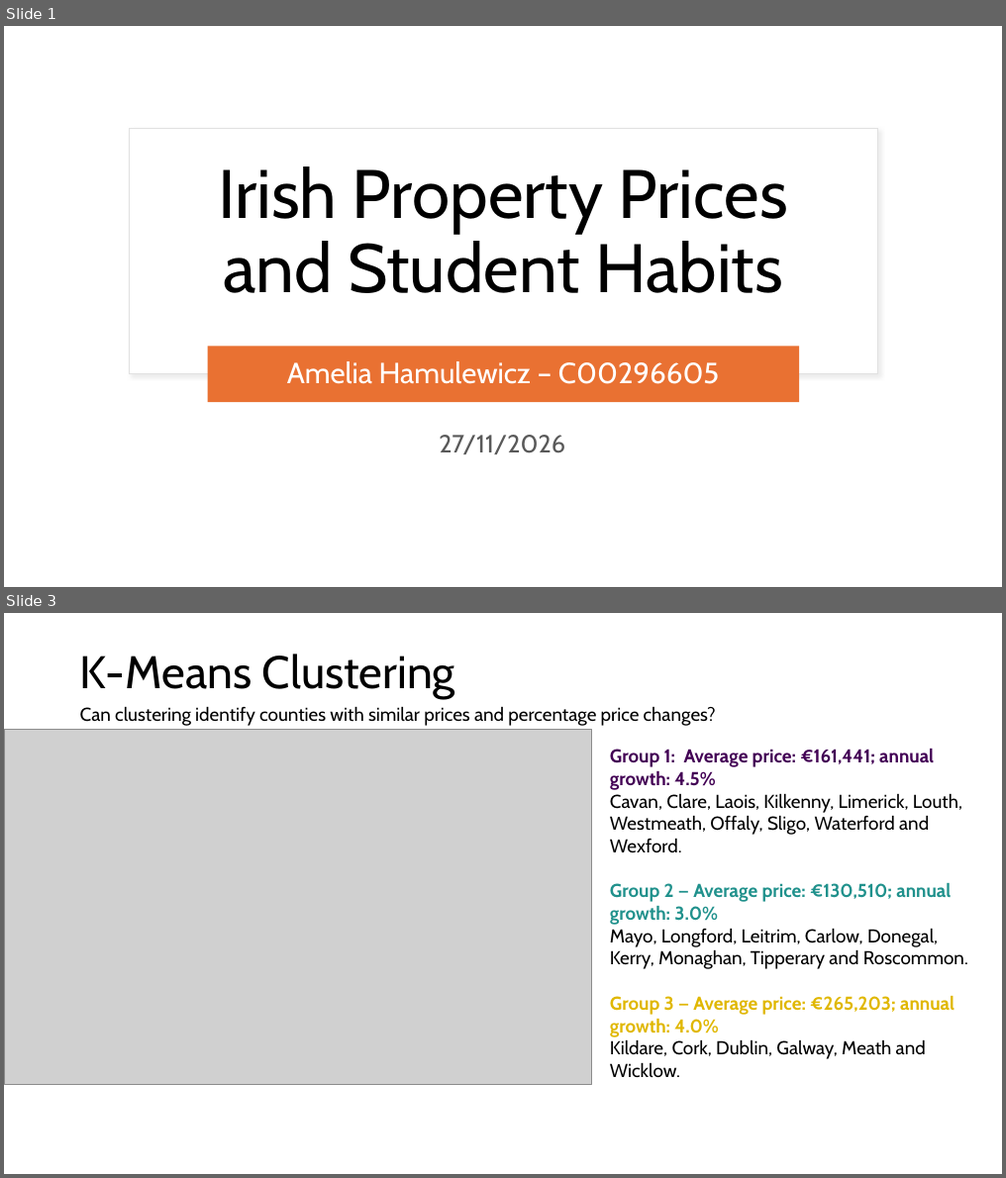
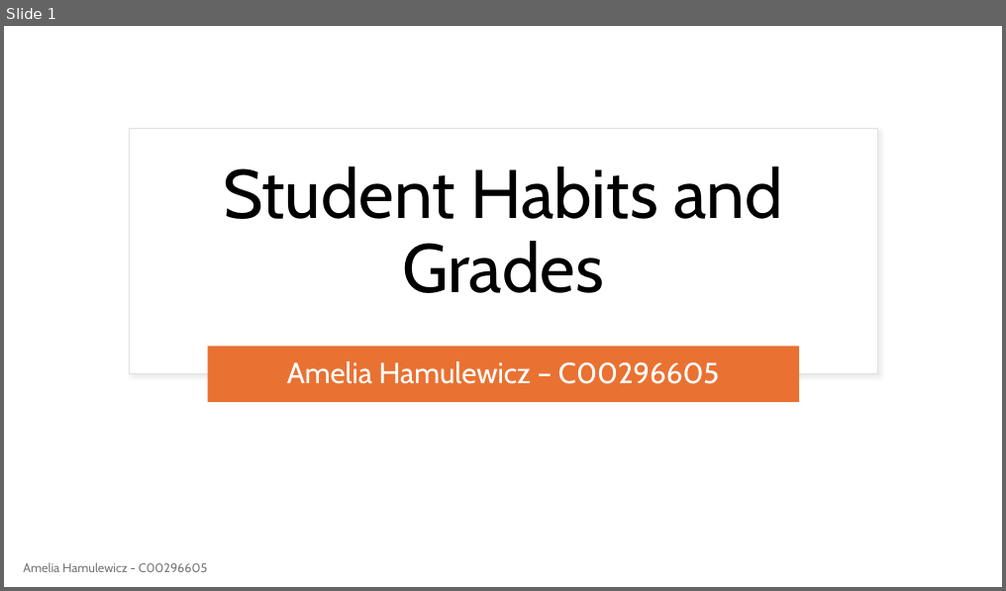
Before and after one commit to amelia720/Data-Science-Portfolio-Amelia-Hamulewicz, a slide deck: docs/Irish Property Prices and Student Habits.pptx. Shown one above the other, each under a label of ours: slides 1 and 3 before the commit, slide 1 after it; the slides between them are not shown. The pictures are 1006x1178 and 1006x591 pixels, drawn with LibreOffice and Linux fonts; fonts in the diff are those of the drawing; grey boxes stand for pictures. Boxes give left, top, right and bottom in pixels: in the first picture for what was removed or moved away, otherwise in the second. Text is boxed around its words. In the diff, an @@ line names an element or a change of style, - is before the commit and + after.

```diff
--- a/docs/Irish Property Prices and Student Habits.pptx
+++ b/docs/Irish Property Prices and Student Habits.pptx
@@ slide 3 removed at <box>4,613,1002,1174</box>, background #FFFFFF @@
@@ title removed at <box>80,654,455,699</box> @@
-K-Means Clustering
@@ picture removed at <box>4,729,592,1085</box> @@
@@ text removed at <box>80,706,716,726</box> @@
-Can clustering identify counties with similar prices and percentage price changes?
@@ text removed at <box>610,748,968,1078</box> @@
-Group 1: Average price: €161,441; annual growth: 4.5%
-Cavan, Clare, Laois, Kilkenny, Limerick, Louth, Westmeath, Offaly, Sligo, Waterford and Wexford.
-Group 2 — Average price: €130,510; annual growth: 3.0%
-Mayo, Longford, Leitrim, Carlow, Donegal, Kerry, Monaghan, Tipperary and Roscommon.
-Group 3 — Average price: €265,203; annual growth: 4.0%
-Kildare, Cork, Dublin, Galway, Meath and Wicklow.
@@ slide 1 changed as well @@
@@ title at <box>223,167,782,293</box>: text changed @@
-Irish Property Prices and Student Habits
+Student Habits and Grades
@@ text removed at <box>439,435,565,455</box> @@
-27/11/2026
@@ text added at <box>23,563,208,572</box>, 12 pt, text #797979 @@
+Amelia Hamulewicz - C00296605
```
Also in this commit, not shown: 3 other slides changed, 2 other slides removed, 2 other files.
